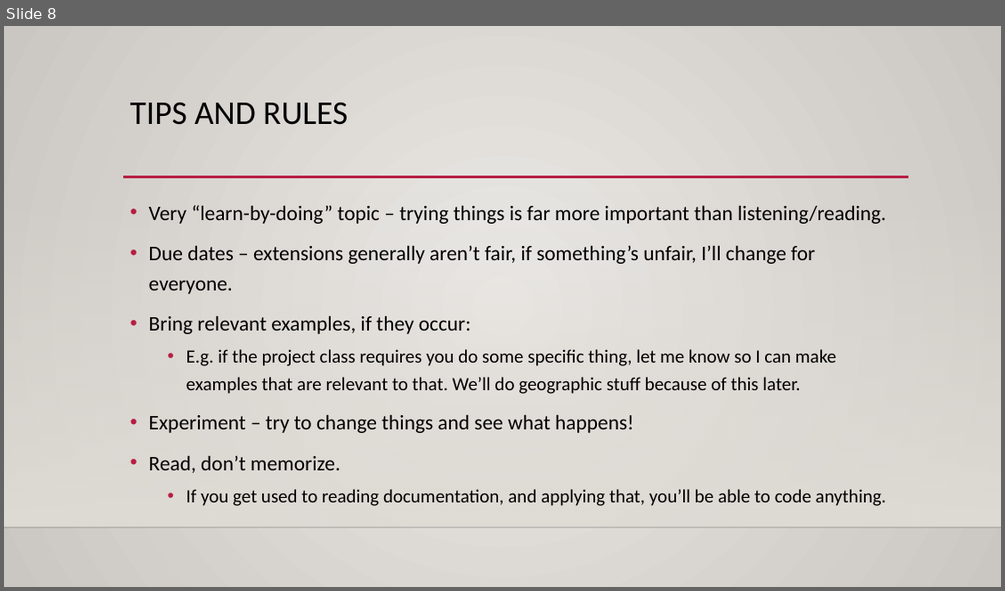
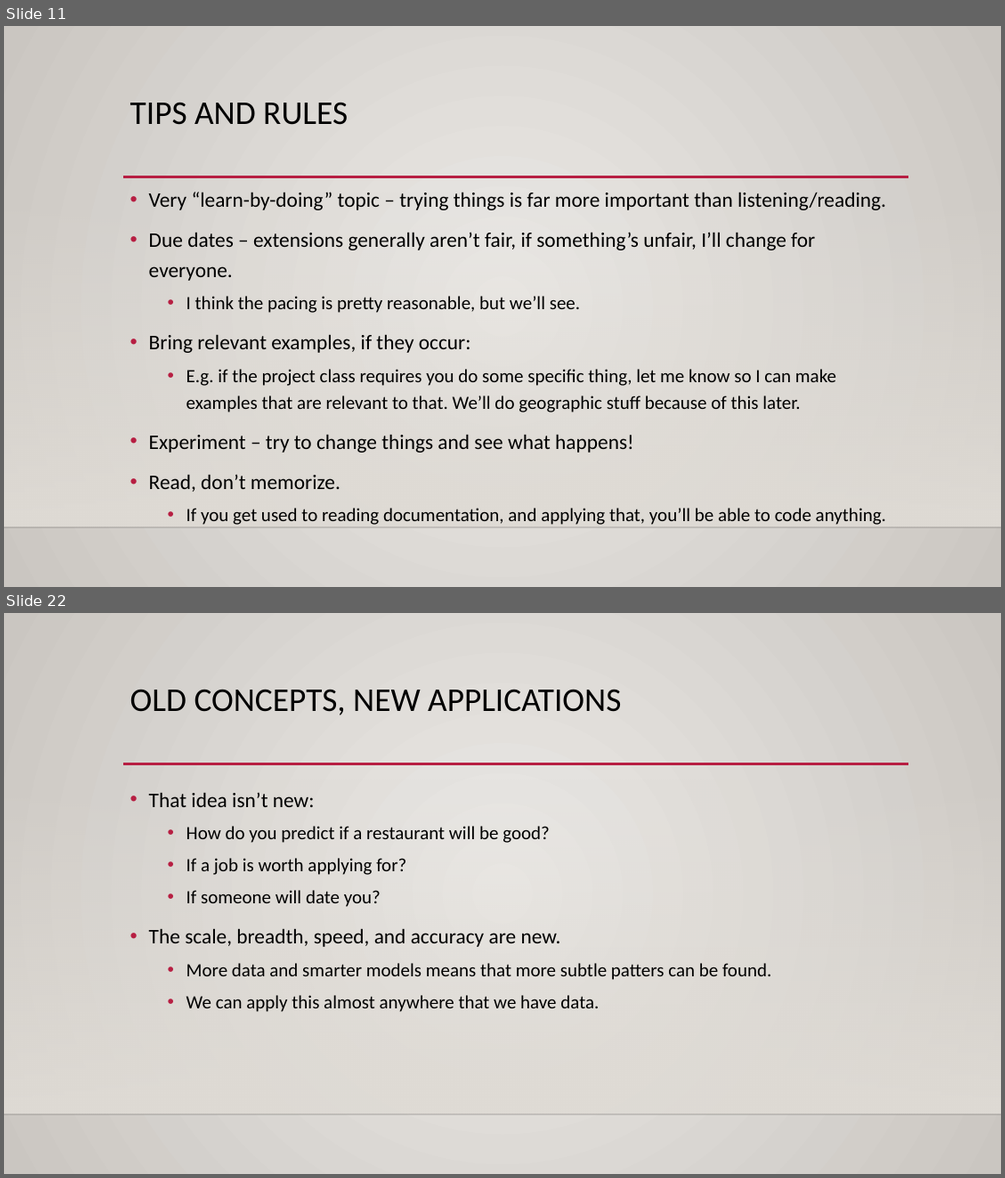
Before and after one commit to glennybarnes/Intro_to_Machine_Learning_Students, a slide deck: reference_content/Slides/Intro.pptx. Shown one above the other, each under a label of ours: slide 8 before the commit, slides 11 and 22 after it; the slides between them are not shown. The pictures are 1005x591 and 1005x1178 pixels, drawn with LibreOffice and Linux fonts; fonts in the diff are those of the drawing; background and template pictures are left out. Boxes give left, top, right and bottom in pixels: in the first picture for what was removed or moved away, otherwise in the second. Text is boxed around its words. In the diff, an @@ line names an element or a change of style, - is before the commit and + after.

```diff
--- a/reference_content/Slides/Intro.pptx
+++ b/reference_content/Slides/Intro.pptx
@@ slide 22 added at (x1=4, y1=613, x2=1001, y2=1174), background gradient #ECEAE7 to #CAC7C1; not listed: 3 template elements that a slide beside it also shows @@
@@ title added at (x1=130, y1=689, x2=621, y2=715), 32 pt, text #000000 @@
+OLD CONCEPTS, NEW APPLICATIONS
@@ text added at (x1=149, y1=792, x2=771, y2=1012), 18 pt, text #000000 @@
+• That idea isn’t new:
+  • How do you predict if a restaurant will be good?
+  • If a job is worth applying for?
+  • If someone will date you?
+• The scale, breadth, speed, and accuracy are new.
+  • More data and smarter models means that more subtle patters can be found.
+  • We can apply this almost anywhere that we have data.
@@ what was slide 8 is now slide 11 @@
@@ slide 11 changed as well @@
@@ text "Very “learn-by-doing” topic – trying ..." moved from (x1=149, y1=205, x2=886, y2=506) to (x1=149, y1=192, x2=886, y2=524) @@
@@ text at (x1=186, y1=296, x2=580, y2=313): paragraph added @@
+  • I think the pacing is pretty reasonable, but we’ll see.
```
Also in this commit, not shown: 5 other slides changed, 20 other slides added, 3 other files.
